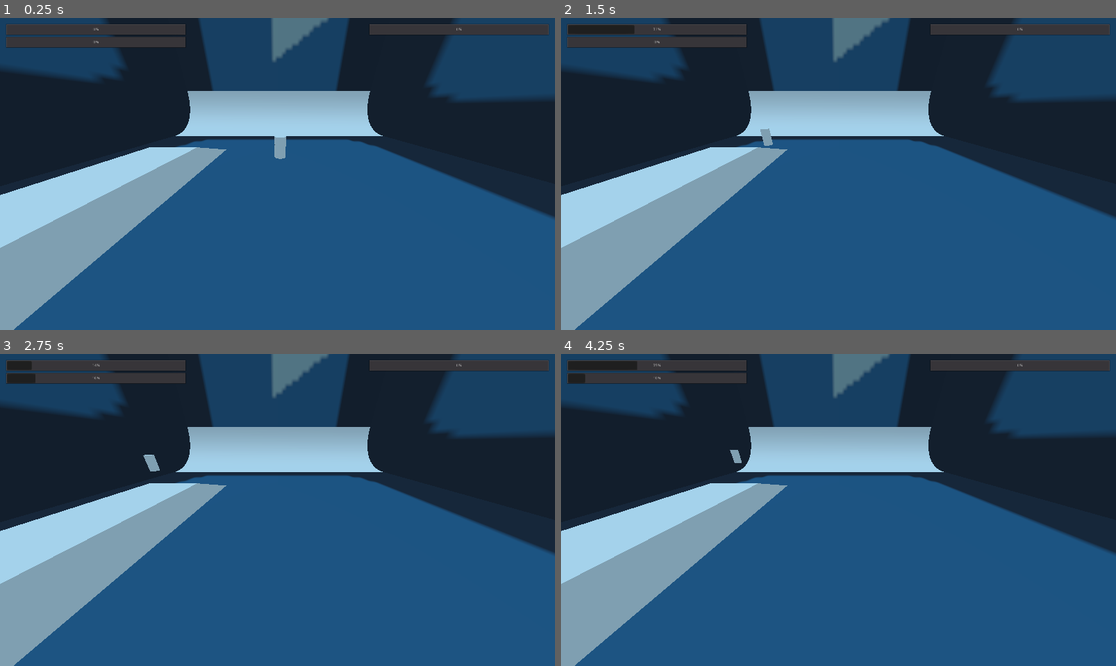
Above: before the commit, frames 1-4 (two rows, left to right).
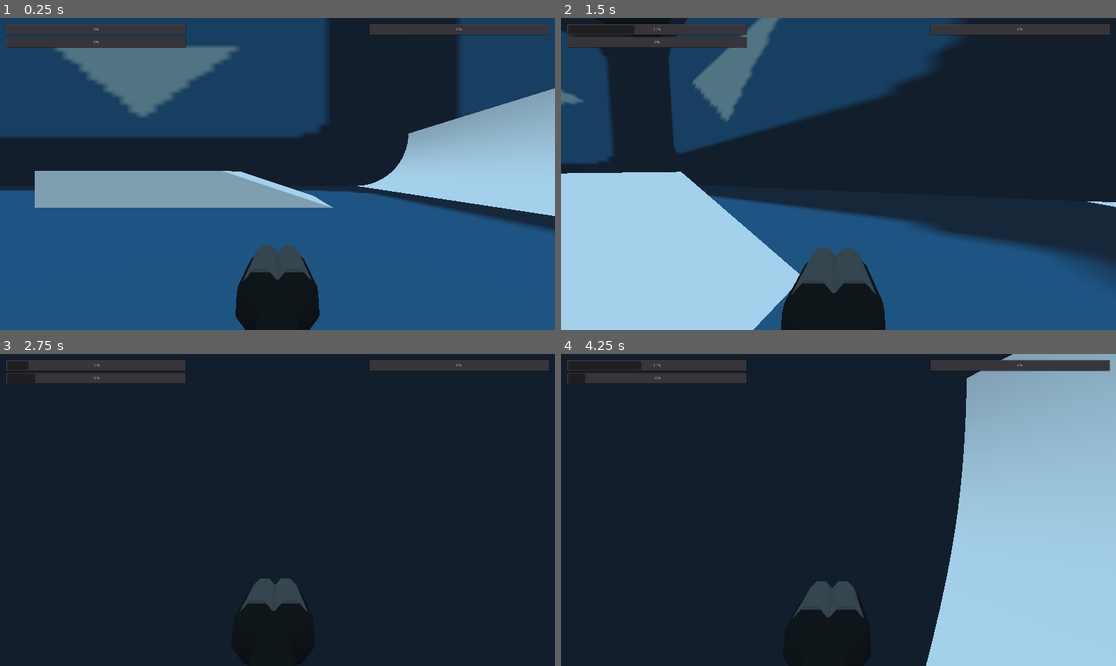
Above: after the commit, the same moments.

Repository: Shfty/hyper-shooting-2
Game: Godot game, scene res://Scenes/Maps/Scene.tscn
Two runs of this game, one before a commit and one after it. Both use one fixed random seed, a clock stepped at 60 frames per second and the inputs below. The engine's default icon, where the game draws it, is replaced by a stand-in: a white triangle on a blue panel in a dark square.
Inputs (mouse positions are in pixels of both pictures, inside the frame that each line leads up to):
- Up to frame 1 (0.25 s): no input
- Up to frame 2 (1.5 s): tap Enter at 0.5 s; move the mouse to (866, 174) at 0.52 s; hold Right mouse button (skate, bound only after the commit) 0.53-1.28 s; hold E (move_forward) from 0.53 s (still down); tap Space (jump) at 0.77, 1.07 s; tap Shift (skate, bound only before the commit) at 0.8, 1.35 s; move the mouse to (810, 174) at 1.27 s
- Up to frame 3 (2.75 s): keep holding E (move_forward); tap Space (jump) at 1.52, 1.55, 1.82 s; move the mouse to (288, 503) at 2.02 s; hold Space (jump) from 2.03 s (still down); right-click (288, 503) at 2.3 s
- Up to frame 4 (4.25 s): keep holding E (move_forward); move the mouse to (832, 516) at 2.77 s; release Space (jump) at 2.78 s; right-click (832, 516) at 2.85 s; tap Space (jump) at 3.02, 3.32, 3.77, 3.8, 4.07 s; tap Shift (skate, bound only before the commit) at 3.05 s; move the mouse to (877, 513) at 3.52 s; hold Shift (skate, bound only before the commit) from 3.53 s (still down)

The runs differ from the first frame. In frame 1, 47% of the frame differs, in the area x 0-100%, y 0-100%; in frame 2, 57%; in frame 3, 72%; in frame 4, 81%.

Commit message:
Player state object, initial stance system implementation

Diff:
--- a/Scenes/Maps/Scene.tscn
+++ b/Scenes/Maps/Scene.tscn
@@ -74,5 +74,39 @@
 height = 1000.0
 sides = 64
 
+[node name="CrouchTest" type="Spatial" parent="Geometry"]
+transform = Transform( 1, 0, 0, 0, 1, 0, 0, 0, 1, 0, 0, 289.261 )
+
+[node name="CSGBox" type="CSGBox" parent="Geometry/CrouchTest"]
+transform = Transform( 1, 0, 0, 0, 1, 0, 0, 0, 1, 0, 15, 0 )
+layers = 2
+use_collision = true
+width = 65.0
+height = 65.0
+depth = 256.0
+
+[node name="CSGBox2" type="CSGBox" parent="Geometry/CrouchTest/CSGBox"]
+transform = Transform( 1, 0, 0, 0, 1, 0, 0, 0, 1, -160.412, -7.62939e-006, 0.854523 )
+layers = 2
+use_collision = true
+width = 256.0
+height = 65.0
+depth = 65.0
+
+[node name="CSGBox3" type="CSGBox" parent="Geometry/CrouchTest/CSGBox"]
+transform = Transform( 1, 0, 0, 0, 1, 0, 0, 0, 1, 0, -15, 0 )
+layers = 2
+operation = 2
+width = 34.0
+height = 68.0
+depth = 260.0
+
+[node name="CSGBox" type="CSGBox" parent="Geometry/CrouchTest/CSGBox/CSGBox3"]
+transform = Transform( 1, 0, 0, 0, 1, 0, 0, 0, 1, -160.412, -7.62939e-006, 0.854523 )
+layers = 2
+width = 300.0
+height = 68.0
+depth = 34.0
+
 [node name="MarginContainer" parent="." instance=ExtResource( 3 )]
 player_node = NodePath("../Player")
--- a/Scenes/Player.tscn
+++ b/Scenes/Player.tscn
@@ -1,15 +1,17 @@
-[gd_scene load_steps=12 format=2]
+[gd_scene load_steps=14 format=2]
 
 [ext_resource path="res://Scenes/GunMesh.tscn" type="PackedScene" id=1]
-[ext_resource path="res://Src/Player/capsule_height.gd" type="Script" id=2]
-[ext_resource path="res://Src/Player/capsule_rotation.gd" type="Script" id=3]
-[ext_resource path="res://Src/Player/camera.gd" type="Script" id=4]
-[ext_resource path="res://Src/Player/movement.gd" type="Script" id=5]
-[ext_resource path="res://Src/Player/bob.gd" type="Script" id=6]
-[ext_resource path="res://Src/Player/view_bob.gd" type="Script" id=7]
-[ext_resource path="res://Src/Player/weapon_bob.gd" type="Script" id=8]
-[ext_resource path="res://Src/Player/weapon_momentum.gd" type="Script" id=9]
-[ext_resource path="res://Src/Player/lean.gd" type="Script" id=10]
+[ext_resource path="res://Src/Player/state.gd" type="Script" id=2]
+[ext_resource path="res://Src/Player/stance.gd" type="Script" id=3]
+[ext_resource path="res://Src/Player/capsule_height.gd" type="Script" id=4]
+[ext_resource path="res://Src/Player/capsule_rotation.gd" type="Script" id=5]
+[ext_resource path="res://Src/Player/camera.gd" type="Script" id=6]
+[ext_resource path="res://Src/Player/movement.gd" type="Script" id=7]
+[ext_resource path="res://Src/Player/bob.gd" type="Script" id=8]
+[ext_resource path="res://Src/Player/view_bob.gd" type="Script" id=9]
+[ext_resource path="res://Src/Player/weapon_bob.gd" type="Script" id=10]
+[ext_resource path="res://Src/Player/weapon_momentum.gd" type="Script" id=11]
+[ext_resource path="res://Src/Player/lean.gd" type="Script" id=12]
 
 [sub_resource type="CapsuleShape" id=1]
 margin = 1.0
@@ -28,6 +30,7 @@
 
 [node name="Camera" type="Camera" parent="CameraOffset/CameraYaw/CameraPitch"]
 cull_mask = 1048574
+current = true
 fov = 100.0
 near = 1.0
 far = 8192.0
@@ -39,6 +42,11 @@
 
 [node name="GunMesh" parent="CameraOffset/CameraYaw/CameraPitch/Camera/GunAnchor/GunBobAnchor" instance=ExtResource( 1 )]
 
+[node name="UncrouchRayCast" type="RayCast" parent="."]
+transform = Transform( 1, 0, 0, 0, 1, 0, 0, 0, 1, 0, -13, 0 )
+enabled = true
+cast_to = Vector3( 0, 42, 0 )
+
 [node name="KinematicBody" type="KinematicBody" parent="."]
 collision/safe_margin = 1.0
 
@@ -46,41 +54,53 @@
 transform = Transform( 1, 0, 0, 0, -4.37114e-008, 1, 0, -1, -4.37114e-008, 0, 0, 0 )
 shape = SubResource( 1 )
 
-[node name="CameraAnchor" type="Spatial" parent="KinematicBody"]
+[node name="HeadAnchor" type="Spatial" parent="KinematicBody"]
 transform = Transform( 1, 0, 0, 0, 1, 0, 0, 0, 1, 0, 13, 0 )
 
+[node name="FeetAnchor" type="Spatial" parent="KinematicBody"]
+transform = Transform( 1, 0, 0, 0, 1, 0, 0, 0, 1, 0, -13, 0 )
+
 [node name="CSGCylinder" type="CSGCylinder" parent="KinematicBody"]
+visible = false
 radius = 15.0
 height = 56.0
 
+[node name="Models" type="Node" parent="."]
+
+[node name="StateModel" type="Node" parent="Models"]
+script = ExtResource( 2 )
+
 [node name="Controllers" type="Node" parent="."]
 
+[node name="StanceController" type="Node" parent="Controllers"]
+script = ExtResource( 3 )
+
 [node name="CapsuleHeightController" type="Node" parent="Controllers"]
-script = ExtResource( 2 )
+script = ExtResource( 4 )
 
 [node name="CapsuleRotationController" type="Node" parent="Controllers"]
-script = ExtResource( 3 )
+script = ExtResource( 5 )
 
 [node name="CameraController" type="Node" parent="Controllers"]
-script = ExtResource( 4 )
+script = ExtResource( 6 )
 
 [node name="MovementController" type="Node" parent="Controllers"]
-script = ExtResource( 5 )
+script = ExtResource( 7 )
 
 [node name="BobController" type="Node" parent="Controllers"]
-script = ExtResource( 6 )
+script = ExtResource( 8 )
 
 [node name="ViewBobController" type="Node" parent="Controllers"]
-script = ExtResource( 7 )
+script = ExtResource( 9 )
 
 [node name="WeaponBobController" type="Node" parent="Controllers"]
-script = ExtResource( 8 )
+script = ExtResource( 10 )
 bob_magnitude = 3.0
 
 [node name="WeaponMomentumController" type="Node" parent="Controllers"]
-script = ExtResource( 9 )
+script = ExtResource( 11 )
 
 [node name="LeanController" type="Node" parent="Controllers"]
-script = ExtResource( 10 )
-[connection signal="grounded_changed" from="Controllers/MovementController" to="Controllers/CameraController" method="_on_MovementController_grounded_changed"]
-[connection signal="skating_changed" from="Controllers/MovementController" to="Controllers/CameraController" method="_on_MovementController_skating_changed"]
+script = ExtResource( 12 )
+[connection signal="grounded_changed" from="Models/StateModel" to="Controllers/CameraController" method="_on_StateModel_grounded_changed"]
+[connection signal="skating_changed" from="Models/StateModel" to="Controllers/CameraController" method="_on_StateModel_skating_changed"]
--- a/Src/Player/bob.gd
+++ b/Src/Player/bob.gd
@@ -1,8 +1,8 @@
 extends Node
 
-const MOVEMENT = "MovementController"
+const STATE = "StateModel"
 var nodes = Util.NodeDependencies.new([
-	MOVEMENT
+	STATE
 ])
 
 export (float) var bob_frequency = 0.03
@@ -14,12 +14,12 @@
 	nodes.ready(owner)
 
 func _physics_process(delta):
-	var movement = nodes.get(MOVEMENT)
+	var state = nodes.get(STATE)
 
-	var vel = movement.get("velocity")
-	var skate = movement.get("skating")
+	var vel = state.get("velocity")
+	var skate = state.get("skating")
 
-	if(movement.get("grounded") && !skate && vel.length() > 1):
+	if(state.get("grounded") && !skate && vel.length() > 1):
 		bob += vel.length() * delta * bob_frequency
 	else:
 		if(bob <= PI):
--- a/Src/Player/camera.gd
+++ b/Src/Player/camera.gd
@@ -1,8 +1,10 @@
 extends Node
 
+const STATE = "StateModel"
 const CAMERA_YAW = "CameraYaw"
 const CAMERA_PITCH = "CameraPitch"
 var nodes = Util.NodeDependencies.new([
+	STATE,
 	CAMERA_YAW,
 	CAMERA_PITCH
 ])
@@ -11,8 +13,8 @@
 export(float) var pitch_min = -89.0
 export(float) var pitch_max = 89.0
 export(float) var recenter_speed = 10
+
 var clamp_pitch: bool = true
-
 var lerp_pitch = false
 
 func _ready():
@@ -22,40 +24,58 @@
 
 func _input(event: InputEvent):
 	if event is InputEventMouseMotion:
-		var camera_yaw = nodes.get(CAMERA_YAW)
-		var camera_pitch = nodes.get(CAMERA_PITCH)
+		var state = nodes.get(STATE)
+		var rotation = state.get_camera_rotation()
 
 		# Yaw
-		var yawSign = 1 if abs(camera_pitch.rotation.x) >= PI * 0.5 else -1
-		camera_yaw.rotate(Vector3(0, yawSign, 0), event.relative.x * sensitivity)
+		var yawSign = 1 if abs(rotation.x) >= PI * 0.5 else -1
+		rotation.y += event.relative.x * sensitivity * yawSign
 
 		# Pitch
 		if(!lerp_pitch):
-			camera_pitch.rotate(Vector3(-1, 0, 0), event.relative.y * sensitivity)
+			rotation.x -= event.relative.y * sensitivity
 			if(clamp_pitch):
-				camera_pitch.rotation.x = clamp(camera_pitch.rotation.x, deg2rad(pitch_min), deg2rad(pitch_max))
+				rotation.x = clamp(rotation.x, deg2rad(pitch_min), deg2rad(pitch_max))
+
+		# Wrap rotation
+		if(abs(rotation.x) > PI):
+			rotation.x -= sign(rotation.x) * TAU
+
+		if(abs(rotation.y) > PI):
+			rotation.y -= sign(rotation.y) * TAU
+
+		state.set_camera_rotation(rotation)
 
 func _physics_process(delta):
+	var state = nodes.get(STATE)
+	var camera_yaw = nodes.get(CAMERA_YAW)
+	var camera_pitch = nodes.get(CAMERA_PITCH)
+
+	var rotation = state.get_camera_rotation()
 	if(lerp_pitch):
-		var camera_pitch = nodes.get(CAMERA_PITCH)
-		camera_pitch.rotation.x = lerp(camera_pitch.rotation.x, 0, delta * recenter_speed)
-		if(abs(camera_pitch.rotation.x) < deg2rad(1.0)):
+		rotation.x = lerp(rotation.x, 0, delta * recenter_speed)
+		if(abs(rotation.x) < deg2rad(1.0)):
 			lerp_pitch = false
+	state.set_camera_rotation(rotation)
 
-func _on_MovementController_skating_changed(skate):
+	camera_yaw.rotation.y = rotation.y
+	camera_pitch.rotation.x = rotation.x
+
+
+func _on_StateModel_skating_changed(skate):
 	print("Skate changed: ", skate)
 	check_clamp()
 
-func _on_MovementController_grounded_changed(grounded):
+func _on_StateModel_grounded_changed(grounded):
 	print("Grounded changed: ", grounded)
 	check_clamp()
 
 func check_clamp():
-	var movement = owner.find_node("MovementController")
-	var free_look = movement.get("skating") || !movement.get("grounded")
+	var state = nodes.get(STATE)
+	var free_look = state.get_skating() || !state.get_grounded()
 	clamp_pitch = !free_look
 
-	var camera_pitch = nodes.get(CAMERA_PITCH)
-	if(clamp_pitch && camera_pitch.rotation.x > deg2rad(pitch_max) || camera_pitch.rotation.x < deg2rad(pitch_min)):
+	var rotation = state.get_camera_rotation()
+	if(clamp_pitch && rotation.x > deg2rad(pitch_max) || rotation.x < deg2rad(pitch_min)):
 		print("Pitch out of bounds")
 		lerp_pitch = true
--- a/Src/Player/capsule_height.gd
+++ b/Src/Player/capsule_height.gd
@@ -2,12 +2,16 @@
 
 const PLAYER = "KinematicBody"
 const SHAPE = "CollisionShape"
-const CAMERA_ANCHOR = "CameraAnchor"
+const HEAD_ANCHOR = "HeadAnchor"
+const FEET_ANCHOR = "FeetAnchor"
+const UNCROUCH_RAYCAST = "UncrouchRayCast"
 const CAMERA_OFFSET = "CameraOffset"
 var nodes = Util.NodeDependencies.new([
 	PLAYER,
 	SHAPE,
-	CAMERA_ANCHOR,
+	HEAD_ANCHOR,
+	FEET_ANCHOR,
+	UNCROUCH_RAYCAST,
 	CAMERA_OFFSET
 ])
 
@@ -19,15 +23,20 @@
 func _physics_process(delta):
 	var player = nodes.get(PLAYER)
 	var shape = nodes.get(SHAPE)
-	var camera_anchor = nodes.get(CAMERA_ANCHOR)
+	var head_anchor = nodes.get(HEAD_ANCHOR)
+	var feet_anchor = nodes.get(FEET_ANCHOR)
+	var uncrouch_raycast = nodes.get(UNCROUCH_RAYCAST)
 	var camera_offset = nodes.get(CAMERA_OFFSET)
 
 	var capsule = shape.shape
 	var prev_height = capsule.height
 	capsule.height = max(height - (capsule.radius * 2), 0)
 
-	camera_anchor.translation.y = capsule.height * 0.5
-	camera_offset.set_global_transform(Transform(Basis(), camera_anchor.get_global_transform().origin))
+	head_anchor.translation.y = capsule.height * 0.5
+	feet_anchor.translation.y = -capsule.height * 0.5
+
+	uncrouch_raycast.set_global_transform(Transform(Basis(), feet_anchor.get_global_transform().origin))
+	camera_offset.set_global_transform(Transform(Basis(), head_anchor.get_global_transform().origin))
 
 	var delta_height = capsule.height - prev_height
-	player.translation.y += delta_height
+	player.translation.y += delta_height * 0.5
--- a/Src/Player/lean.gd
+++ b/Src/Player/lean.gd
@@ -1,10 +1,10 @@
 extends Node
 
-const MOVEMENT = "MovementController"
+const STATE = "StateModel"
 const CAMERA_YAW = "CameraYaw"
 const CAMERA = "Camera"
 var nodes = Util.NodeDependencies.new([
-	MOVEMENT,
+	STATE,
 	CAMERA_YAW,
 	CAMERA
 ])
@@ -16,11 +16,11 @@
 	nodes.ready(owner)
 
 func _physics_process(delta):
-	var movement = nodes.get(MOVEMENT)
+	var state = nodes.get(STATE)
 	var camera_yaw = nodes.get(CAMERA_YAW)
 	var camera = nodes.get(CAMERA)
 
-	var vel = movement.get("velocity")
+	var vel = state.get("velocity")
 
 	# Lean
 	var lean = vel.dot(-camera_yaw.get_global_transform().basis.x) * lean_factor
--- a/Src/Player/movement.gd
+++ b/Src/Player/movement.gd
@@ -1,13 +1,20 @@
 extends Node
 
-const PLAYER = "KinematicBody"
+const STATE = "StateModel"
+const KINEMATIC_BODY = "KinematicBody"
 const CAMERA_YAW = "CameraYaw"
+const UNCROUCH_RAYCAST = "UncrouchRayCast"
 var nodes = Util.NodeDependencies.new([
-	PLAYER,
-	CAMERA_YAW
+	STATE,
+	KINEMATIC_BODY,
+	CAMERA_YAW,
+	UNCROUCH_RAYCAST
 ])
 
+var state = null
+
 export(float) var move_speed = 320.0
+export(float) var crouch_speed = 200.0
 export(float) var stop_speed = 100.0
 
 export(float) var gravity = 800.0
@@ -20,73 +27,55 @@
 
 export(float) var jump_velocity = 270
 
-export (Vector3) var velocity = Vector3.ZERO
-
-# Jump buffer
-var wants_jump: bool = false
-
-# Grounded
-var grounded: bool = true setget set_grounded, get_grounded
-
-func get_grounded():
-	return grounded
-
-func set_grounded(ground):
-	if(grounded != ground):
-		grounded = ground
-		emit_signal("grounded_changed", grounded)
-
-signal grounded_changed(grounded)
-
-# Skating
-var skating: bool = false setget set_skate, get_skate
-
-func get_skate():
-	return skating
-
-func set_skate(skate):
-	if(skating != skate):
-		skating = skate
-		emit_signal("skating_changed", skating)
-
-signal skating_changed(skating)
-
 # Functions
 func _ready():
 	nodes.ready(owner)
+	state = nodes.get(STATE)
 
 func _physics_process(delta):
 	var wish_vector = get_wish_vector("move_left", "move_right", "move_forward", "move_back")
 	check_jump()
+	check_crouch()
 	check_skate()
 
 	var move_walk = FP.curry(self, "move_walk", [delta, wish_vector])
 	var move_air = FP.curry(self, "move_air", [delta, wish_vector])
 
-	velocity = FP.pipe(velocity, [
-		move_walk if nodes.get(PLAYER).is_on_floor() else move_air,
-		FP.curry(self, "add_gravity", [delta]),
-		FP.curry(self, "apply_velocity", [])
-	])
+	state.set_velocity(
+		FP.pipe(state.get_velocity(), [
+			move_walk if nodes.get(KINEMATIC_BODY).is_on_floor() else move_air,
+			FP.curry(self, "add_gravity", [delta]),
+			FP.curry(self, "apply_velocity", [])
+		])
+	)
 
 func check_jump():
 	if(!is_action_pressed("jump")):
-		wants_jump = false
+		state.set_wants_jump(false)
 		return
 
 	if(Input.is_action_just_pressed("jump")):
-		wants_jump = true
+		state.set_wants_jump(true)
 
 func check_skate():
 	if(!is_action_pressed("skate")):
-		set_skate(false)
+		state.set_skating(false)
 		return
 
 	if(Input.is_action_just_pressed("skate")):
-		set_skate(true)
+		state.set_skating(true)
+
+func check_crouch():
+	var uncrouch_raycast = nodes.get(UNCROUCH_RAYCAST)
+	if(!is_action_pressed("crouch") && !uncrouch_raycast.is_colliding()):
+		state.set_crouching(false)
+		return
+
+	if(Input.is_action_just_pressed("crouch")):
+		state.set_crouching(true)
 
 func apply_velocity(velocity):
-	return nodes.get(PLAYER).move_and_slide_with_snap(velocity, Vector3.DOWN, Vector3.UP, !get_skate(), 4, deg2rad(max_slope_angle))
+	return nodes.get(KINEMATIC_BODY).move_and_slide_with_snap(velocity, Vector3.DOWN, Vector3.UP, !state.get_skating(), 4, deg2rad(max_slope_angle))
 
 func add_gravity(delta: float, velocity: Vector3):
 	return velocity - Vector3(0, gravity * delta, 0)
@@ -107,27 +96,29 @@
 	).normalized()
 
 func move(delta: float, wish_vec: Vector3, grounded: bool, accelerate: float, velocity: Vector3):
+	var state = nodes.get(STATE)
+
 	velocity = friction(delta, grounded, velocity)
-	var wish_speed = wish_vec.length() * move_speed
+	var wish_speed = wish_vec.length() * (crouch_speed if state.get_crouching() && state.get_grounded() else move_speed)
 	return accelerate(delta, wish_vec, wish_speed, accelerate, velocity)
 
 func move_walk(delta: float, wish_vec: Vector3, velocity: Vector3):
-	if(wants_jump):
-		wants_jump = false
-		set_skate(false)
+	if(state.get_wants_jump()):
+		state.set_wants_jump(false)
+		state.set_skating(false)
 		velocity.y = jump_velocity
 		return move_air(delta, wish_vec, velocity)
 
-	set_grounded(true)
+	state.set_grounded(true)
 
-	if(get_skate()):
+	if(state.get_skating()):
 		return move_air(delta, wish_vec, velocity)
 
 	return move(delta, wish_vec, true, ground_accelerate, velocity)
 
 func move_air(delta: float, wish_vec: Vector3, velocity: Vector3):
-	if(!skating):
-		set_grounded(false)
+	if(!state.get_skating()):
+		state.set_grounded(false)
 	return move(delta, wish_vec, false, air_accelerate, velocity)
 
 func friction(delta: float, walking: bool, velocity: Vector3):
--- /dev/null
+++ b/Src/Player/stance.gd
@@ -0,0 +1,27 @@
+extends Node
+
+const STATE = "StateModel"
+const CAPSULE_HEIGHT = "CapsuleHeightController"
+var nodes = Util.NodeDependencies.new([
+	STATE,
+	CAPSULE_HEIGHT
+])
+
+# @TODO: Fix bounce on uncrouch
+export var crouch_transition_speed = 15
+
+func _ready():
+	nodes.ready(owner)
+
+func _physics_process(delta):
+	var state = nodes.get(STATE)
+	var capsule_height = nodes.get(CAPSULE_HEIGHT)
+
+	var target_height = 56
+	if(state.get_grounded()):
+		if(state.get_crouching()):
+			target_height = 30
+		elif(state.get_skating()):
+			target_height = 46
+
+	capsule_height.set("height", lerp(capsule_height.get("height"), target_height, delta * crouch_transition_speed))
--- /dev/null
+++ b/Src/Player/state.gd
@@ -0,0 +1,51 @@
+extends Node
+
+var camera_rotation = Vector3.ZERO setget set_camera_rotation, get_camera_rotation
+var velocity = Vector3.ZERO setget set_velocity, get_velocity
+var wants_jump: bool = false setget set_wants_jump, get_wants_jump
+var grounded: bool = true setget set_grounded, get_grounded
+var crouching: bool = false setget set_crouching, get_crouching
+var skating: bool = false setget set_skating, get_skating
+
+signal grounded_changed(grounded)
+signal skating_changed(skating)
+
+func get_camera_rotation():
+	return camera_rotation
+
+func set_camera_rotation(new_camera_rotation):
+	camera_rotation = new_camera_rotation
+
+func get_velocity():
+	return velocity
+
+func set_velocity(new_velocity):
+	velocity = new_velocity
+
+func get_wants_jump():
+	return wants_jump
+
+func set_wants_jump(new_wants_jump):
+	wants_jump = new_wants_jump
+
+func get_crouching():
+	return crouching
+
+func set_crouching(new_crouching):
+	crouching = new_crouching
+
+func get_skating():
+	return skating
+
+func set_skating(new_skating):
+	if(skating != new_skating):
+		skating = new_skating
+		emit_signal("skating_changed", skating)
+
+func get_grounded():
+	return grounded
+
+func set_grounded(new_grounded):
+	if(grounded != new_grounded):
+		grounded = new_grounded
+		emit_signal("grounded_changed", grounded)
--- a/Src/Player/weapon_momentum.gd
+++ b/Src/Player/weapon_momentum.gd
@@ -1,13 +1,13 @@
 extends Node
 
+const STATE = "StateModel"
 const CAMERA_YAW = "CameraYaw"
 const CAMERA_PITCH = "CameraPitch"
-const MOVEMENT = "MovementController"
 const WEAPON_ANCHOR = "GunBobAnchor"
 var nodes = Util.NodeDependencies.new([
+	STATE,
 	CAMERA_YAW,
 	CAMERA_PITCH,
-	MOVEMENT,
 	WEAPON_ANCHOR
 ])
 
@@ -17,15 +17,15 @@
 	nodes.ready(owner)
 
 func _physics_process(delta):
+	var state = nodes.get(STATE)
 	var camera_yaw = nodes.get(CAMERA_YAW)
 	var camera_pitch = nodes.get(CAMERA_PITCH)
-	var movement = nodes.get(MOVEMENT)
 	var weapon_anchor = nodes.get(WEAPON_ANCHOR)
 
 	var target = Vector3()
 
-	if(!movement.get("grounded") || movement.get("skating")):
-		var vel = movement.get("velocity")
+	if(!state.get("grounded") || state.get("skating")):
+		var vel = state.get("velocity")
 		vel = vel.rotated(Vector3.UP, -camera_yaw.rotation.y)
 		vel = vel.rotated(Vector3.RIGHT, -camera_pitch.rotation.x)
 
--- a/Src/ui.gd
+++ b/Src/ui.gd
@@ -20,8 +20,8 @@
 	var lateral_progress = nodes.get(LATERAL_PROGRESS)
 	var vertical_progress = nodes.get(VERTICAL_PROGRESS)
 
-	var movement = player_inst.find_node("MovementController")
-	var vel = movement.get("velocity")
+	var state = player_inst.find_node("StateModel")
+	var vel = state.get("velocity")
 	var lateralVel = Vector3(vel.x, 0, vel.z)
 	var verticalVel = Vector3(0, vel.y, 0)
 	lateral_progress.set_value(lateralVel.length())
--- a/project.godot
+++ b/project.godot
@@ -58,6 +58,11 @@
 }
 skate={
 "deadzone": 0.5,
+"events": [ Object(InputEventMouseButton,"resource_local_to_scene":false,"resource_name":"","device":0,"alt":false,"shift":false,"control":false,"meta":false,"command":false,"button_mask":0,"position":Vector2( 0, 0 ),"global_position":Vector2( 0, 0 ),"factor":1.0,"button_index":2,"pressed":false,"doubleclick":false,"script":null)
+ ]
+}
+crouch={
+"deadzone": 0.5,
 "events": [ Object(InputEventKey,"resource_local_to_scene":false,"resource_name":"","device":0,"alt":false,"shift":false,"control":false,"meta":false,"command":false,"pressed":false,"scancode":16777237,"unicode":0,"echo":false,"script":null)
  ]
 }
